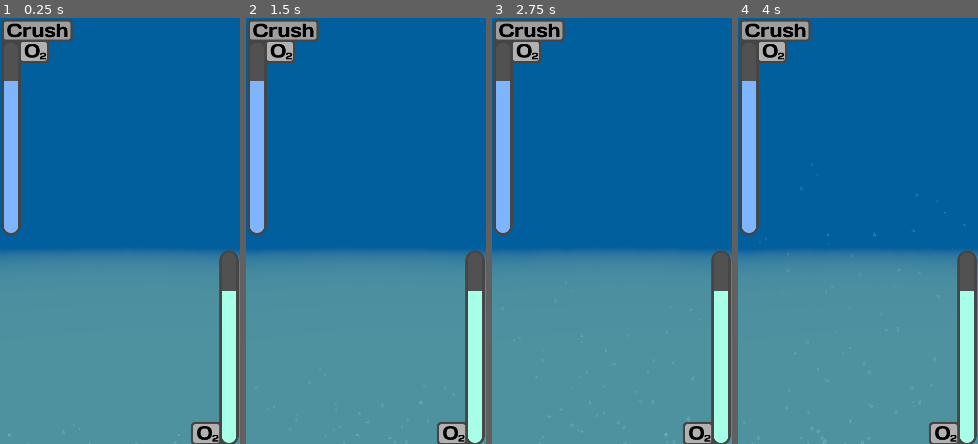
Above: before the commit, frames 1-4 (left to right).
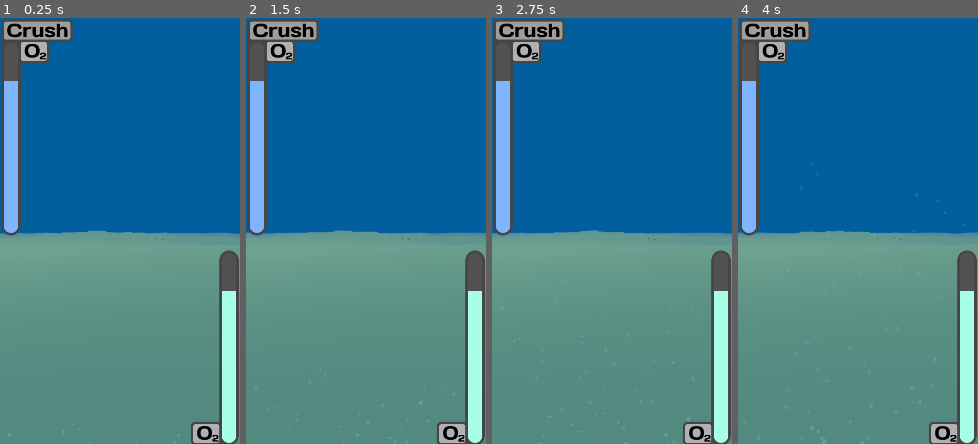
Above: after the commit, the same moments.

Repository: eikap/ggj-2026
Game: Godot game, scene res://Scenes/Game.tscn
Same seed, same stepped clock (60 frames per second), same inputs: the game is played once before the commit and once after it. This scene is started directly instead of the project's main scene.
Inputs (mouse positions are in pixels of both pictures, inside the frame that each line leads up to):
- Up to frame 1 (0.25 s): no input
- Up to frame 2 (1.5 s): tap Enter at 0.5 s; move the mouse to (418, 209) at 0.52 s; tap Space (interact) at 0.6, 1.35 s; click (418, 209) at 0.67 s; move the mouse to (318, 252) at 1.27 s; click (318, 252) at 1.42 s
- Up to frame 3 (2.75 s): move the mouse to (636, 137) at 2.02 s; tap Space (interact) at 2.1 s; click (636, 137) at 2.17 s
- Up to frame 4 (4 s): move the mouse to (846, 316) at 2.77 s; tap Space (interact) at 2.85, 3.6 s; click (846, 316) at 2.92 s; move the mouse to (930, 294) at 3.52 s; click (930, 294) at 3.67 s

The runs differ from the first frame. In frame 1, 44% of the frame differs, in the area x 0-100%, y 50-100%; in frame 2, 44%, in the area x 0-100%, y 49-100%; in frame 3, 44%; in frame 4, 44%.
Error in both runs: Invalid access to property or key '1' on a base object of type 'Dictionary'. (res://Scripts/hud_ui.gd:10)

Commit message:
Adding ground and backgrounds to level

Diff:
--- /dev/null
+++ b/Assets/background.tres
@@ -0,0 +1,61 @@
+[gd_resource type="VisualShader" format=3 uid="uid://b5f5w4h2wpwy1"]
+
+[sub_resource type="FastNoiseLite" id="FastNoiseLite_ork78"]
+frequency = 0.002
+
+[sub_resource type="NoiseTexture2D" id="NoiseTexture2D_ork78"]
+height = 1280
+noise = SubResource("FastNoiseLite_ork78")
+
+[sub_resource type="VisualShaderNodeTexture" id="VisualShaderNodeTexture_fnhhe"]
+output_port_for_preview = 0
+texture = SubResource("NoiseTexture2D_ork78")
+
+[sub_resource type="VisualShaderNodeDotProduct" id="VisualShaderNodeDotProduct_ork78"]
+output_port_for_preview = 0
+default_input_values = [0, Vector3(0, 0, 0), 1, Vector3(0.299, 0.587, 0.114)]
+
+[sub_resource type="Gradient" id="Gradient_ork78"]
+interpolation_mode = 2
+offsets = PackedFloat32Array(0, 0.4800995, 1)
+colors = PackedColorArray(0.19352868, 0.21592581, 0.44653285, 1, 0.54359895, 0.63106513, 0.92142624, 1, 0.5819186, 0.98567194, 0.9999996, 1)
+
+[sub_resource type="GradientTexture2D" id="GradientTexture2D_fnhhe"]
+gradient = SubResource("Gradient_ork78")
+width = 128
+height = 1080
+fill_from = Vector2(0.517094, 1)
+fill_to = Vector2(0.491453, 0.0064102565)
+
+[sub_resource type="VisualShaderNodeTexture" id="VisualShaderNodeTexture_ork78"]
+texture = SubResource("GradientTexture2D_fnhhe")
+
+[sub_resource type="Gradient" id="Gradient_fnhhe"]
+
+[sub_resource type="FastNoiseLite" id="FastNoiseLite_ho3nd"]
+
+[sub_resource type="NoiseTexture2D" id="NoiseTexture2D_t7ybg"]
+noise = SubResource("FastNoiseLite_ho3nd")
+color_ramp = SubResource("Gradient_fnhhe")
+
+[sub_resource type="AnimatedTexture" id="AnimatedTexture_sbpm6"]
+speed_scale = 7.5
+frame_0/texture = SubResource("NoiseTexture2D_t7ybg")
+frame_0/duration = 16.0
+
+[sub_resource type="VisualShaderNodeTexture" id="VisualShaderNodeTexture_qeoc4"]
+output_port_for_preview = 0
+expanded_output_ports = [0]
+texture = SubResource("AnimatedTexture_sbpm6")
+
+[resource]
+nodes/fragment/0/position = Vector2(890, 140)
+nodes/fragment/3/node = SubResource("VisualShaderNodeTexture_fnhhe")
+nodes/fragment/3/position = Vector2(-40, 170)
+nodes/fragment/4/node = SubResource("VisualShaderNodeDotProduct_ork78")
+nodes/fragment/4/position = Vector2(280, 230)
+nodes/fragment/5/node = SubResource("VisualShaderNodeTexture_ork78")
+nodes/fragment/5/position = Vector2(610, 140)
+nodes/fragment/6/node = SubResource("VisualShaderNodeTexture_qeoc4")
+nodes/fragment/6/position = Vector2(400, -90)
+nodes/fragment/connections = PackedInt32Array(5, 0, 0, 0, 3, 0, 4, 0, 3, 0, 6, 0)
--- /dev/null
+++ b/Assets/background.tscn
@@ -0,0 +1,16 @@
+[gd_scene format=3 uid="uid://du3bwwi8fhnuc"]
+
+[ext_resource type="Shader" uid="uid://b5f5w4h2wpwy1" path="res://Assets/background.tres" id="1_fegmn"]
+
+[sub_resource type="PlaneMesh" id="PlaneMesh_fegmn"]
+
+[sub_resource type="ShaderMaterial" id="ShaderMaterial_fegmn"]
+render_priority = 0
+shader = ExtResource("1_fegmn")
+
+[node name="Background" type="Node3D" unique_id=810297713]
+
+[node name="MeshInstance3D" type="MeshInstance3D" parent="." unique_id=1456621378]
+transform = Transform3D(10, 0, 0, 0, -4.371139e-07, -33.78, 0, 10, -1.4765707e-06, 0, 0, 0)
+mesh = SubResource("PlaneMesh_fegmn")
+surface_material_override/0 = SubResource("ShaderMaterial_fegmn")
--- /dev/null
+++ b/Assets/ground.tres
@@ -0,0 +1,5 @@
+[gd_resource type="StandardMaterial3D" format=3 uid="uid://clnhsd5x67lm6"]
+
+[resource]
+albedo_color = Color(0.59455675, 0.49395436, 0.31294033, 1)
+stencil_flags = 2
--- /dev/null
+++ b/Assets/ground.tscn
@@ -0,0 +1,9 @@
+[gd_scene format=3 uid="uid://bpvflhf8jd8pb"]
+
+[ext_resource type="PackedScene" uid="uid://cg3k08tqlivq3" path="res://Assets/ground.fbx" id="1_v5ud0"]
+[ext_resource type="Material" uid="uid://clnhsd5x67lm6" path="res://Assets/ground.tres" id="2_cuc7h"]
+
+[node name="ground" unique_id=1305247960 instance=ExtResource("1_v5ud0")]
+
+[node name="Plane" parent="." index="0" unique_id=1410450619]
+surface_material_override/0 = ExtResource("2_cuc7h")
--- a/Scenes/Game.tscn
+++ b/Scenes/Game.tscn
@@ -6,14 +6,22 @@
 [ext_resource type="Texture2D" uid="uid://50mucm3l0a4t" path="res://FelixTest/bubble.png" id="4_bf53h"]
 [ext_resource type="Shader" uid="uid://eu5lxxugrumk" path="res://FelixTest/Underwater.gdshader" id="5_71axn"]
 [ext_resource type="Texture2D" uid="uid://bay3bscqmo44i" path="res://FelixTest/new_noise_texture_2d.tres" id="6_dahhg"]
-[ext_resource type="PackedScene" uid="uid://dafoj32escdyx" path="res://Scenes/Audio_MusicPlayer.tscn" id="7_2irst"]
+[ext_resource type="PackedScene" path="res://Scenes/Audio_MusicPlayer.tscn" id="7_2irst"]
 [ext_resource type="PackedScene" uid="uid://convxv2ryubc4" path="res://Scenes/OxygenBars.tscn" id="7_fgofq"]
 [ext_resource type="ArrayMesh" uid="uid://otguk2hq7oe1" path="res://FelixTest/level.obj" id="9_bf53h"]
+[ext_resource type="PackedScene" uid="uid://bpvflhf8jd8pb" path="res://Assets/ground.tscn" id="10_dahhg"]
+[ext_resource type="PackedScene" uid="uid://du3bwwi8fhnuc" path="res://Assets/background.tscn" id="11_3so38"]
 
 [sub_resource type="BoxShape3D" id="BoxShape3D_nm856"]
 size = Vector3(26.302002, 1, 10.48999)
 
+[sub_resource type="StandardMaterial3D" id="StandardMaterial3D_dahhg"]
+transparency = 1
+albedo_color = Color(0.2627451, 0.70980394, 1, 1)
+disable_receive_shadows = true
+
 [sub_resource type="BoxMesh" id="BoxMesh_nm856"]
+material = SubResource("StandardMaterial3D_dahhg")
 
 [sub_resource type="Gradient" id="Gradient_k01v7"]
 colors = PackedColorArray(1, 1, 1, 1, 0, 0, 0, 0)
@@ -82,7 +90,7 @@
 shape = SubResource("BoxShape3D_nm856")
 
 [node name="MeshInstance3D" type="MeshInstance3D" parent="Area3D" unique_id=529401730]
-transform = Transform3D(100, 0, 0, 0, 1, 0, 0, 0, 1, 0, 0, 0)
+transform = Transform3D(100, 0, 0, 0, 0.06625365, 0, 0, 0, 1, 0, 0, 0)
 mesh = SubResource("BoxMesh_nm856")
 
 [node name="Bubbles" type="GPUParticles2D" parent="." unique_id=559252368]
@@ -112,9 +120,15 @@
 
 [node name="Audio_MusicPlayer" parent="." unique_id=230560115 instance=ExtResource("7_2irst")]
 
-[node name="MeshInstance3D" type="MeshInstance3D" parent="." unique_id=222265727]
+[node name="Tub" type="MeshInstance3D" parent="." unique_id=222265727]
 transform = Transform3D(-1, 0, -8.742278e-08, 0, 1, 0, 8.742278e-08, 0, -1, -0.13454056, -5.7416935, 0.01203537)
 mesh = ExtResource("9_bf53h")
+
+[node name="Ground" parent="Tub" unique_id=1305247960 instance=ExtResource("10_dahhg")]
+transform = Transform3D(13.305564, 0, -1.1368684e-13, 0, 5.082472, 0, 0, 0, 11.733872, -1.1026859e-06, 3.2840233, 23.58752)
+
+[node name="Background" parent="Tub" unique_id=810297713 instance=ExtResource("11_3so38")]
+transform = Transform3D(5.7586584, 0, 0, 0, 0.5897243, 0, -5.684342e-14, 0, 1, -1.2814999e-06, 22.990982, -6.161543)
 
 [node name="DirectionalLight3D" type="DirectionalLight3D" parent="." unique_id=865134826]
 transform = Transform3D(0.8660254, -0.3535534, 0.3535534, 0, 0.7071068, 0.7071068, -0.5, -0.61237246, 0.61237246, 0, 14.812359, 0)
--- a/Scenes/Mockup.tscn
+++ b/Scenes/Mockup.tscn
@@ -1,3 +1,154 @@
-[gd_scene format=3 uid="uid://c1deb4p1kj6xi"]
+[gd_scene format=3 uid="uid://csh26vqqtojwa"]
 
-[node name="Mockup" type="Node3D" unique_id=240539158]
+[ext_resource type="ArrayMesh" uid="uid://otguk2hq7oe1" path="res://FelixTest/level.obj" id="1_5o3s1"]
+[ext_resource type="PackedScene" uid="uid://b2ut7aqnekc43" path="res://Assets/Player/diver_player.tscn" id="2_iut4g"]
+[ext_resource type="PackedScene" uid="uid://o8qdplpj7rlf" path="res://Assets/Player/diver_player_cyan.tscn" id="3_v5dki"]
+[ext_resource type="PackedScene" uid="uid://ndj40amwse4l" path="res://Assets/Player/diver_player_green.tscn" id="4_akg2h"]
+[ext_resource type="PackedScene" uid="uid://cjhi4ebxs1wu7" path="res://Assets/Player/diver_player_red.tscn" id="5_0dse3"]
+[ext_resource type="PackedScene" uid="uid://ms2s5afrrh0v" path="res://Assets/Player/diver_player_orange.tscn" id="6_wln08"]
+[ext_resource type="PackedScene" uid="uid://cjmwm8yvub0tu" path="res://Assets/Player/diver_player_purple.tscn" id="7_3ohlv"]
+[ext_resource type="PackedScene" uid="uid://du3bwwi8fhnuc" path="res://Assets/background.tscn" id="8_v0xnk"]
+[ext_resource type="Texture2D" uid="uid://50mucm3l0a4t" path="res://FelixTest/bubble.png" id="9_cehb4"]
+[ext_resource type="Shader" uid="uid://eu5lxxugrumk" path="res://FelixTest/Underwater.gdshader" id="10_486ep"]
+[ext_resource type="Texture2D" uid="uid://bay3bscqmo44i" path="res://FelixTest/new_noise_texture_2d.tres" id="11_ce1yf"]
+
+[sub_resource type="Gradient" id="Gradient_onk7a"]
+colors = PackedColorArray(1, 1, 1, 1, 0, 0, 0, 0)
+
+[sub_resource type="GradientTexture1D" id="GradientTexture1D_uvt45"]
+gradient = SubResource("Gradient_onk7a")
+
+[sub_resource type="Curve" id="Curve_2mva7"]
+_data = [Vector2(0, 1), 0.0, 0.0, 0, 0, Vector2(1, 1), 0.0, 0.0, 0, 0]
+point_count = 2
+
+[sub_resource type="CurveTexture" id="CurveTexture_8eewn"]
+curve = SubResource("Curve_2mva7")
+
+[sub_resource type="ParticleProcessMaterial" id="ParticleProcessMaterial_kcq1m"]
+particle_flag_disable_z = true
+emission_shape_scale = Vector3(600, 1, 1)
+emission_shape = 3
+emission_box_extents = Vector3(1, 1, 1)
+direction = Vector3(0, -1, 0)
+spread = 0.0
+initial_velocity_min = 20.0
+initial_velocity_max = 40.0
+gravity = Vector3(0, -20, 0)
+scale_min = 0.02
+scale_max = 0.04
+scale_curve = SubResource("CurveTexture_8eewn")
+color_ramp = SubResource("GradientTexture1D_uvt45")
+
+[sub_resource type="ShaderMaterial" id="ShaderMaterial_5xmn5"]
+shader = ExtResource("10_486ep")
+shader_parameter/noise_tex = ExtResource("11_ce1yf")
+shader_parameter/distortion_strength = 0.005
+shader_parameter/wave_speed = 0.2
+shader_parameter/wave_scale = 2.0
+shader_parameter/water_color = Color(0, 0.6651851, 0.7977378, 1)
+shader_parameter/absorption_strength = 0.4
+
+[node name="3DNode" type="Node3D" unique_id=2126700684]
+
+[node name="Camera3D" type="Camera3D" parent="." unique_id=559224702]
+transform = Transform3D(1, 0, 0, 0, 1, 0, 0, 0, 1, 0, 5.6301413, 5.5543365)
+current = true
+fov = 30.0
+
+[node name="MeshInstance3D" type="MeshInstance3D" parent="." unique_id=372282986]
+mesh = ExtResource("1_5o3s1")
+
+[node name="diver" parent="." unique_id=620661412 instance=ExtResource("2_iut4g")]
+transform = Transform3D(1, 0, 0, 0, 1, 0, 0, 0, 1, 0, 6, -5)
+
+[node name="diver2" parent="." unique_id=297256398 instance=ExtResource("3_v5dki")]
+transform = Transform3D(1, 0, 0, 0, 1, 0, 0, 0, 1, 1.0415978, 5.355151, -5)
+
+[node name="diver3" parent="." unique_id=1322435502 instance=ExtResource("4_akg2h")]
+transform = Transform3D(1, 0, 0, 0, 1, 0, 0, 0, 1, -1.099176, 4.6294146, -5)
+
+[node name="diver4" parent="." unique_id=960143857 instance=ExtResource("5_0dse3")]
+transform = Transform3D(1, 0, 0, 0, 1, 0, 0, 0, 1, -0.8091868, 7.943354, -5)
+
+[node name="diver5" parent="." unique_id=881339625 instance=ExtResource("6_wln08")]
+transform = Transform3D(1, 0, 0, 0, 1, 0, 0, 0, 1, 0.913759, 8.888399, -5)
+
+[node name="diver6" parent="." unique_id=1384873607 instance=ExtResource("7_3ohlv")]
+transform = Transform3D(1, 0, 0, 0, 1, 0, 0, 0, 1, -2.1733093, 7.2854404, -5)
+
+[node name="DirectionalLight3D" type="DirectionalLight3D" parent="." unique_id=1995621811]
+transform = Transform3D(0.8660254, -0.3535534, 0.3535534, 0, 0.7071068, 0.7071068, -0.5, -0.61237246, 0.61237246, 0, 14.812359, 0)
+
+[node name="Background" parent="." unique_id=810297713 instance=ExtResource("8_v0xnk")]
+transform = Transform3D(6.754534, 0, 0, 0, 3.2890656, 0, 0, 0, 1, 0, 107.94672, -56.872566)
+
+[node name="Bubbles" type="GPUParticles2D" parent="." unique_id=1121410132]
+position = Vector2(548, 651)
+amount = 500
+texture = ExtResource("9_cehb4")
+lifetime = 20.0
+preprocess = 1.0
+process_material = SubResource("ParticleProcessMaterial_kcq1m")
+
+[node name="CanvasLayer" type="CanvasLayer" parent="." unique_id=1861124551]
+
+[node name="GridContainer" type="GridContainer" parent="CanvasLayer" unique_id=1669460682]
+visible = false
+anchors_preset = 15
+anchor_right = 1.0
+anchor_bottom = 1.0
+grow_horizontal = 2
+grow_vertical = 2
+size_flags_horizontal = 3
+size_flags_vertical = 3
+
+[node name="ColorRect" type="ColorRect" parent="CanvasLayer" unique_id=33011108]
+material = SubResource("ShaderMaterial_5xmn5")
+custom_minimum_size = Vector2(0, 50)
+anchors_preset = 15
+anchor_right = 1.0
+anchor_bottom = 1.0
+grow_horizontal = 2
+grow_vertical = 2
+size_flags_horizontal = 3
+size_flags_vertical = 3
+
+[node name="CenterContainer" type="CenterContainer" parent="CanvasLayer" unique_id=1567623227]
+visible = false
+custom_minimum_size = Vector2(19.47, 0)
+anchors_preset = 15
+anchor_right = 1.0
+anchor_bottom = 1.0
+grow_horizontal = 2
+grow_vertical = 2
+size_flags_horizontal = 3
+
+[node name="VBoxContainer" type="VBoxContainer" parent="CanvasLayer/CenterContainer" unique_id=1565532509]
+visible = false
+layout_mode = 2
+
+[node name="Button" type="Button" parent="CanvasLayer/CenterContainer/VBoxContainer" unique_id=653147638]
+layout_mode = 2
+text = "Start"
+
+[node name="Button3" type="Button" parent="CanvasLayer/CenterContainer/VBoxContainer" unique_id=224404599]
+layout_mode = 2
+text = "Exit
+"
+
+[node name="VBoxContainer2" type="VBoxContainer" parent="CanvasLayer/CenterContainer" unique_id=788134208]
+layout_mode = 2
+
+[node name="LineEdit" type="LineEdit" parent="CanvasLayer/CenterContainer/VBoxContainer2" unique_id=351148798]
+layout_mode = 2
+placeholder_text = "Enter Name"
+
+[node name="Button" type="Button" parent="CanvasLayer/CenterContainer/VBoxContainer2" unique_id=523675643]
+layout_mode = 2
+text = "Join"
+
+[node name="Button3" type="Button" parent="CanvasLayer/CenterContainer/VBoxContainer2" unique_id=974268023]
+layout_mode = 2
+text = "Back
+"
--- /dev/null
+++ b/Scenes/Mockup2.tscn
@@ -0,0 +1,154 @@
+[gd_scene format=3 uid="uid://pxatgaj3ocav"]
+
+[ext_resource type="ArrayMesh" uid="uid://otguk2hq7oe1" path="res://FelixTest/level.obj" id="1_ls464"]
+[ext_resource type="PackedScene" uid="uid://b2ut7aqnekc43" path="res://Assets/Player/diver_player.tscn" id="2_jxqy0"]
+[ext_resource type="PackedScene" uid="uid://bpvflhf8jd8pb" path="res://Assets/ground.tscn" id="3_hrf7q"]
+[ext_resource type="PackedScene" uid="uid://o8qdplpj7rlf" path="res://Assets/Player/diver_player_cyan.tscn" id="3_vn1c7"]
+[ext_resource type="PackedScene" uid="uid://ndj40amwse4l" path="res://Assets/Player/diver_player_green.tscn" id="4_ka6qk"]
+[ext_resource type="PackedScene" uid="uid://cjhi4ebxs1wu7" path="res://Assets/Player/diver_player_red.tscn" id="5_vwvmi"]
+[ext_resource type="PackedScene" uid="uid://ms2s5afrrh0v" path="res://Assets/Player/diver_player_orange.tscn" id="6_kvr7t"]
+[ext_resource type="PackedScene" uid="uid://cjmwm8yvub0tu" path="res://Assets/Player/diver_player_purple.tscn" id="7_w04j0"]
+[ext_resource type="Texture2D" uid="uid://50mucm3l0a4t" path="res://FelixTest/bubble.png" id="8_f5hud"]
+[ext_resource type="PackedScene" uid="uid://du3bwwi8fhnuc" path="res://Assets/background.tscn" id="8_uqjyl"]
+[ext_resource type="Shader" uid="uid://eu5lxxugrumk" path="res://FelixTest/Underwater.gdshader" id="9_m8waj"]
+[ext_resource type="Texture2D" uid="uid://bay3bscqmo44i" path="res://FelixTest/new_noise_texture_2d.tres" id="10_atypo"]
+[ext_resource type="PackedScene" uid="uid://convxv2ryubc4" path="res://Scenes/OxygenBars.tscn" id="12_hrf7q"]
+[ext_resource type="PackedScene" path="res://Scenes/Audio_MusicPlayer.tscn" id="13_0x7gf"]
+
+[sub_resource type="BoxShape3D" id="BoxShape3D_rwx01"]
+size = Vector3(26.302002, 1, 10.48999)
+
+[sub_resource type="BoxMesh" id="BoxMesh_4m57e"]
+
+[sub_resource type="Gradient" id="Gradient_prmik"]
+colors = PackedColorArray(1, 1, 1, 1, 0, 0, 0, 0)
+
+[sub_resource type="GradientTexture1D" id="GradientTexture1D_uvt45"]
+gradient = SubResource("Gradient_prmik")
+
+[sub_resource type="Curve" id="Curve_84bmv"]
+_data = [Vector2(0, 1), 0.0, 0.0, 0, 0, Vector2(1, 1), 0.0, 0.0, 0, 0]
+point_count = 2
+
+[sub_resource type="CurveTexture" id="CurveTexture_8eewn"]
+curve = SubResource("Curve_84bmv")
+
+[sub_resource type="ParticleProcessMaterial" id="ParticleProcessMaterial_njtd8"]
+particle_flag_disable_z = true
+emission_shape_scale = Vector3(600, 1, 1)
+emission_shape = 3
+emission_box_extents = Vector3(1, 1, 1)
+direction = Vector3(0, -1, 0)
+spread = 0.0
+initial_velocity_min = 20.0
+initial_velocity_max = 40.0
+gravity = Vector3(0, -20, 0)
+scale_min = 0.02
+scale_max = 0.04
+scale_curve = SubResource("CurveTexture_8eewn")
+color_ramp = SubResource("GradientTexture1D_uvt45")
+
+[sub_resource type="ShaderMaterial" id="ShaderMaterial_kfq5k"]
+shader = ExtResource("9_m8waj")
+shader_parameter/noise_tex = ExtResource("10_atypo")
+shader_parameter/distortion_strength = 0.005
+shader_parameter/wave_speed = 0.2
+shader_parameter/wave_scale = 2.0
+shader_parameter/water_color = Color(0, 0.6651851, 0.7977378, 1)
+shader_parameter/absorption_strength = 0.4
+
+[sub_resource type="Environment" id="Environment_h735e"]
+glow_intensity = 0.0
+glow_bloom = 0.62
+glow_hdr_threshold = 4.0
+glow_hdr_scale = 4.0
+glow_hdr_luminance_cap = 185.6
+fog_enabled = true
+fog_mode = 1
+fog_light_color = Color(0.024851736, 0.21418303, 0.5875931, 1)
+fog_light_energy = 0.71
+fog_density = 1.0
+fog_height = 156.54
+volumetric_fog_enabled = true
+
+[node name="3DNode" type="Node3D" unique_id=2126700684]
+
+[node name="diver" parent="." unique_id=620661412 instance=ExtResource("2_jxqy0")]
+transform = Transform3D(1, 0, 0, 0, 1, 0, 0, 0, 1, 0, 6, -5)
+
+[node name="diver2" parent="." unique_id=297256398 instance=ExtResource("3_vn1c7")]
+transform = Transform3D(1, 0, 0, 0, 1, 0, 0, 0, 1, 1.0415978, 5.355151, -5)
+
+[node name="diver3" parent="." unique_id=1322435502 instance=ExtResource("4_ka6qk")]
+transform = Transform3D(1, 0, 0, 0, 1, 0, 0, 0, 1, -1.099176, 4.6294146, -5)
+
+[node name="diver4" parent="." unique_id=960143857 instance=ExtResource("5_vwvmi")]
+transform = Transform3D(1, 0, 0, 0, 1, 0, 0, 0, 1, -0.8091868, 7.943354, -5)
+
+[node name="diver5" parent="." unique_id=881339625 instance=ExtResource("6_kvr7t")]
+transform = Transform3D(1, 0, 0, 0, 1, 0, 0, 0, 1, 0.913759, 8.888399, -5)
+
+[node name="diver6" parent="." unique_id=1384873607 instance=ExtResource("7_w04j0")]
+transform = Transform3D(1, 0, 0, 0, 1, 0, 0, 0, 1, -2.1733093, 7.2854404, -5)
+
+[node name="OmniLight3D" type="OmniLight3D" parent="." unique_id=856707682]
+transform = Transform3D(0.98230034, 0.18731274, 0, -0.18731274, 0.98230034, 0, 0, 0, 1, 0, 218.98022, 0)
+light_energy = 2.099
+light_size = 0.76
+
+[node name="DirectionalLight3D" type="DirectionalLight3D" parent="." unique_id=1995621811]
+transform = Transform3D(0.8660254, -0.3535534, 0.3535534, 0, 0.7071068, 0.7071068, -0.5, -0.61237246, 0.61237246, 0, 14.812359, 0)
+
+[node name="Background" parent="." unique_id=810297713 instance=ExtResource("8_uqjyl")]
+transform = Transform3D(4.85178, 0, 0, 0, 2.2676096, 0, 0, 0, 1, 0, 70.82555, -20.805397)
+
+[node name="Ground" parent="." unique_id=1305247960 instance=ExtResource("3_hrf7q")]
+transform = Transform3D(8.882007, 0, 0, 0, 5.082472, 0, 0, 0, 8.300349, 0, -0.44900918, 10.976938)
+
+[node name="Area3D" type="Area3D" parent="." unique_id=1688260731]
+transform = Transform3D(1, 0, 0, 0, 1, 0, 0, 0, 1, 0, 36.691135, 0)
+
+[node name="CollisionShape3D" type="CollisionShape3D" parent="Area3D" unique_id=1131515849]
+transform = Transform3D(1, 0, 0, 0, 1, 0, 0, 0, 1, 0.6776123, 0, -0.86950684)
+shape = SubResource("BoxShape3D_rwx01")
+
+[node name="MeshInstance3D" type="MeshInstance3D" parent="Area3D" unique_id=1077830596]
+transform = Transform3D(100, 0, 0, 0, 1, 0, 0, 0, 1, 0, 0, 0)
+mesh = SubResource("BoxMesh_4m57e")
+
+[node name="Bubbles" type="GPUParticles2D" parent="." unique_id=172147215]
+position = Vector2(120, 431.42)
+scale = Vector2(0.3, 0.3)
+amount = 500
+texture = ExtResource("8_f5hud")
+lifetime = 20.0
+preprocess = 1.0
+process_material = SubResource("ParticleProcessMaterial_njtd8")
+
+[node name="CanvasLayer" type="CanvasLayer" parent="." unique_id=694519663]
+
+[node name="ColorRect" type="ColorRect" parent="CanvasLayer" unique_id=432488159]
+material = SubResource("ShaderMaterial_kfq5k")
+custom_minimum_size = Vector2(0, 50)
+anchors_preset = 15
+anchor_right = 1.0
+anchor_bottom = 1.0
+grow_horizontal = 2
+grow_vertical = 2
+size_flags_horizontal = 3
+size_flags_vertical = 3
+metadata/_edit_use_anchors_ = true
+
+[node name="CanvasLayer2" parent="." unique_id=1113027098 instance=ExtResource("12_hrf7q")]
+
+[node name="Audio_MusicPlayer" parent="." unique_id=230560115 instance=ExtResource("13_0x7gf")]
+
+[node name="Tub" type="MeshInstance3D" parent="." unique_id=509391517]
+transform = Transform3D(-1, 0, -8.742278e-08, 0, 1, 0, 8.742278e-08, 0, -1, -0.13454056, -5.7416935, 0.01203537)
+mesh = ExtResource("1_ls464")
+
+[node name="DirectionalLight3D2" type="DirectionalLight3D" parent="." unique_id=1536356841]
+transform = Transform3D(0.8660254, -0.3535534, 0.3535534, 0, 0.7071068, 0.7071068, -0.5, -0.61237246, 0.61237246, 0, 14.812359, 0)
+
+[node name="WorldEnvironment" type="WorldEnvironment" parent="." unique_id=312732175]
+environment = SubResource("Environment_h735e")
Binary file added: Assets/ground.fbx
Not shown, added: Assets/ground.fbx.import
